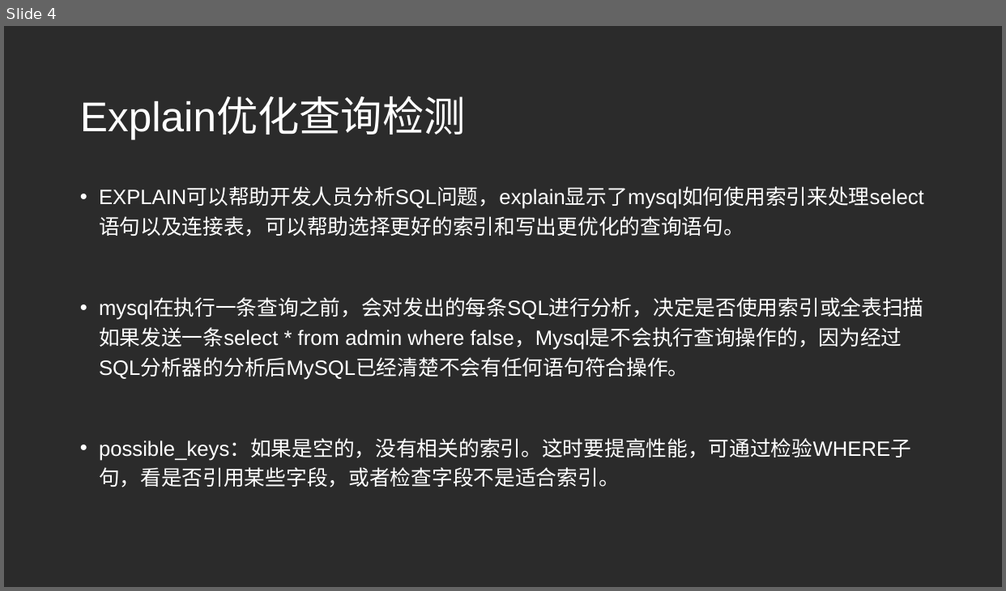
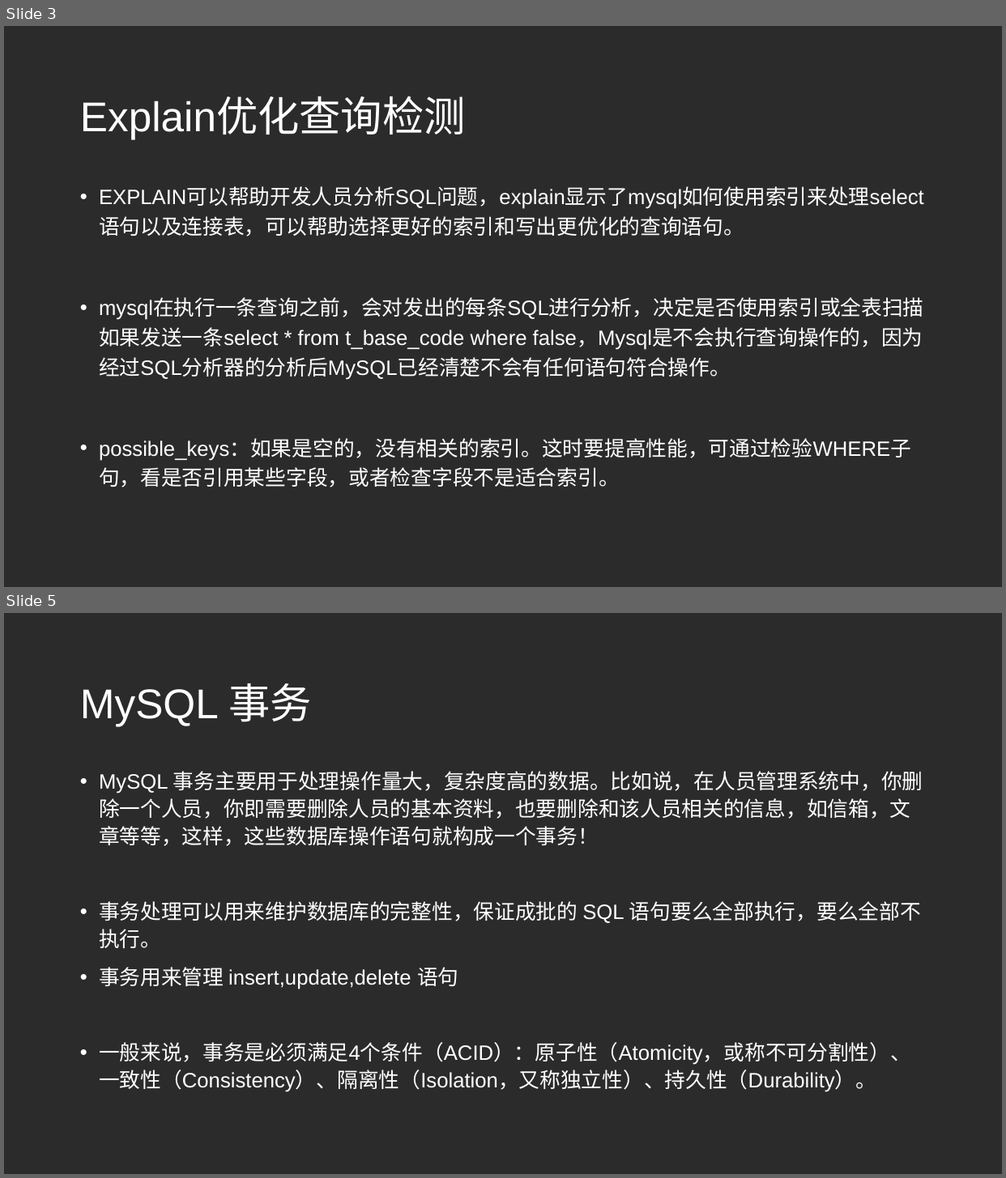
Before and after one commit to SilenceLoveLt/WorkSpaceNew, a slide deck: 工作/内部培训.pptx. Shown one above the other, each under a label of ours: slide 4 before the commit, slides 3 and 5 after it; the slides between them are not shown. The pictures are 1006x591 and 1006x1178 pixels, drawn with LibreOffice and Linux fonts; fonts in the diff are those of the drawing; background and template pictures are left out; a plain dark background stands for a picture behind light text. Boxes give left, top, right and bottom in pixels: in the first picture for what was removed or moved away, otherwise in the second. Text is boxed around its words. In the diff, an @@ line names an element or a change of style, - is before the commit and + after.

```diff
--- a/工作/内部培训.pptx
+++ b/工作/内部培训.pptx
@@ slide 5 added at [4,613,1002,1174], background picture (left out) @@
@@ title added at [80,683,312,726], 40 pt, text #FFFFFF @@
+MySQL 事务
@@ text added at [99,771,923,1093], 20 pt, text #FFFFFF @@
+• MySQL 事务主要用于处理操作量大，复杂度高的数据。比如说，在人员管理系统中，你删除一个人员，你即需要删除人员的基本资料，也要删除和该人员相关的信息，如信箱，文章等等，这样，这些数据库操作语句就构成一个事务！
+• 事务处理可以用来维护数据库的完整性，保证成批的 SQL 语句要么全部执行，要么全部不执行。
+• 事务用来管理 insert,update,delete 语句
+• 一般来说，事务是必须满足4个条件（ACID）：原子性（Atomicity，或称不可分割性）、一致性（Consistency）、隔离性（Isolation，又称独立性）、持久性（Durability）。
@@ what was slide 4 is now slide 3 @@
@@ slide 3 changed as well @@
@@ text at [99,298,924,380]: text changed @@
-• mysql在执行一条查询之前，会对发出的每条SQL进行分析，决定是否使用索引或全表扫描如果发送一条select * from admin where false，Mysql是不会执行查询操作的，因为经过SQL分析器的分析后MySQL已经清楚不会有任何语句符合操作。
+• mysql在执行一条查询之前，会对发出的每条SQL进行分析，决定是否使用索引或全表扫描如果发送一条select * from t_base_code where false，Mysql是不会执行查询操作的，因为经过SQL分析器的分析后MySQL已经清楚不会有任何语句符合操作。
```
Also in this commit, not shown: 3 other slides changed, 2 other slides added, 3 slides removed, 16 other files.
